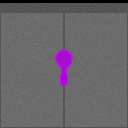
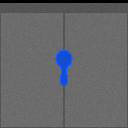
Layered file, before and after one edit (128×128). Changes by layer:
hid "Blue" (1st of 3) over [55, 50, 73, 86]
hid "Blue" (2nd of 3) over [55, 50, 73, 86]
